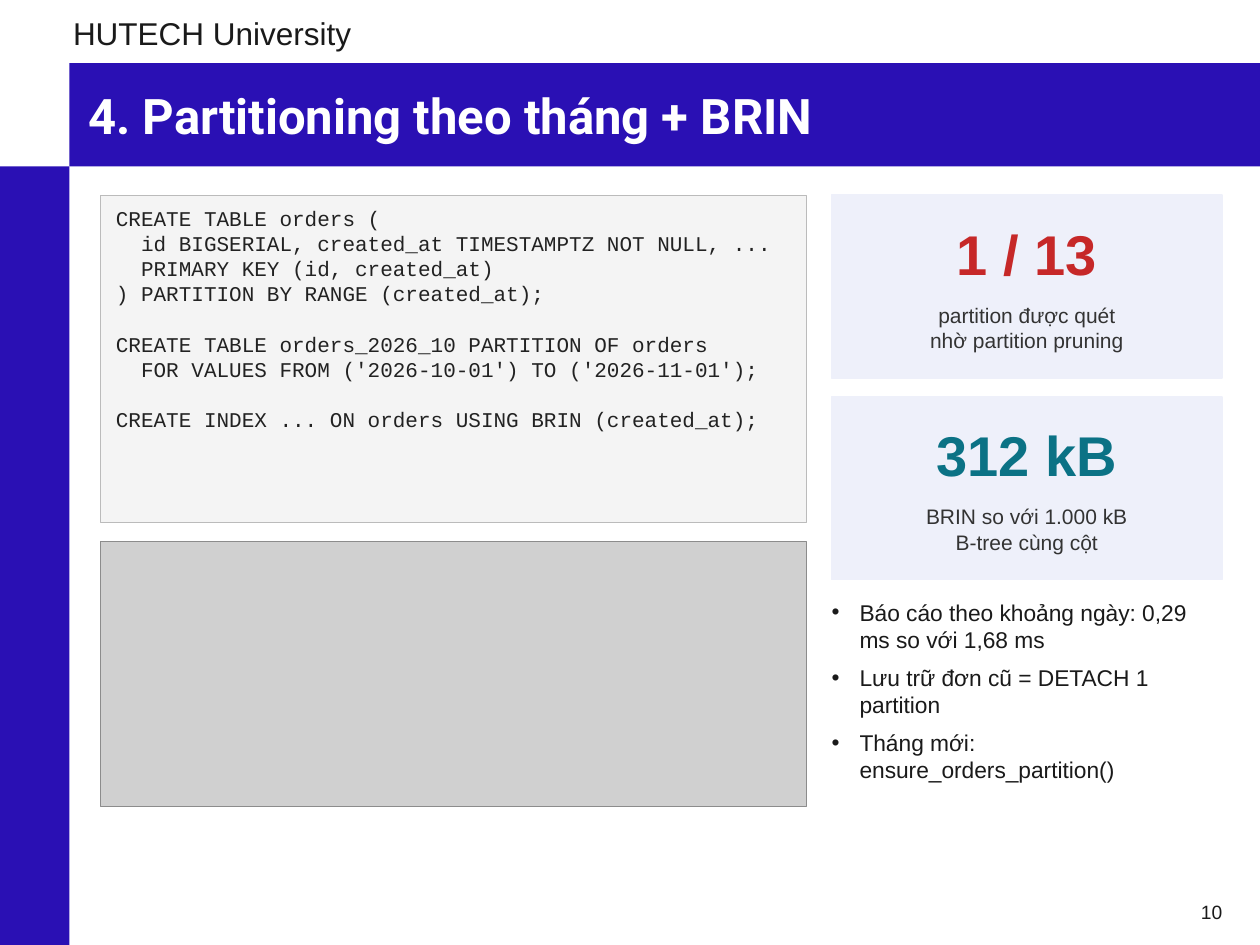
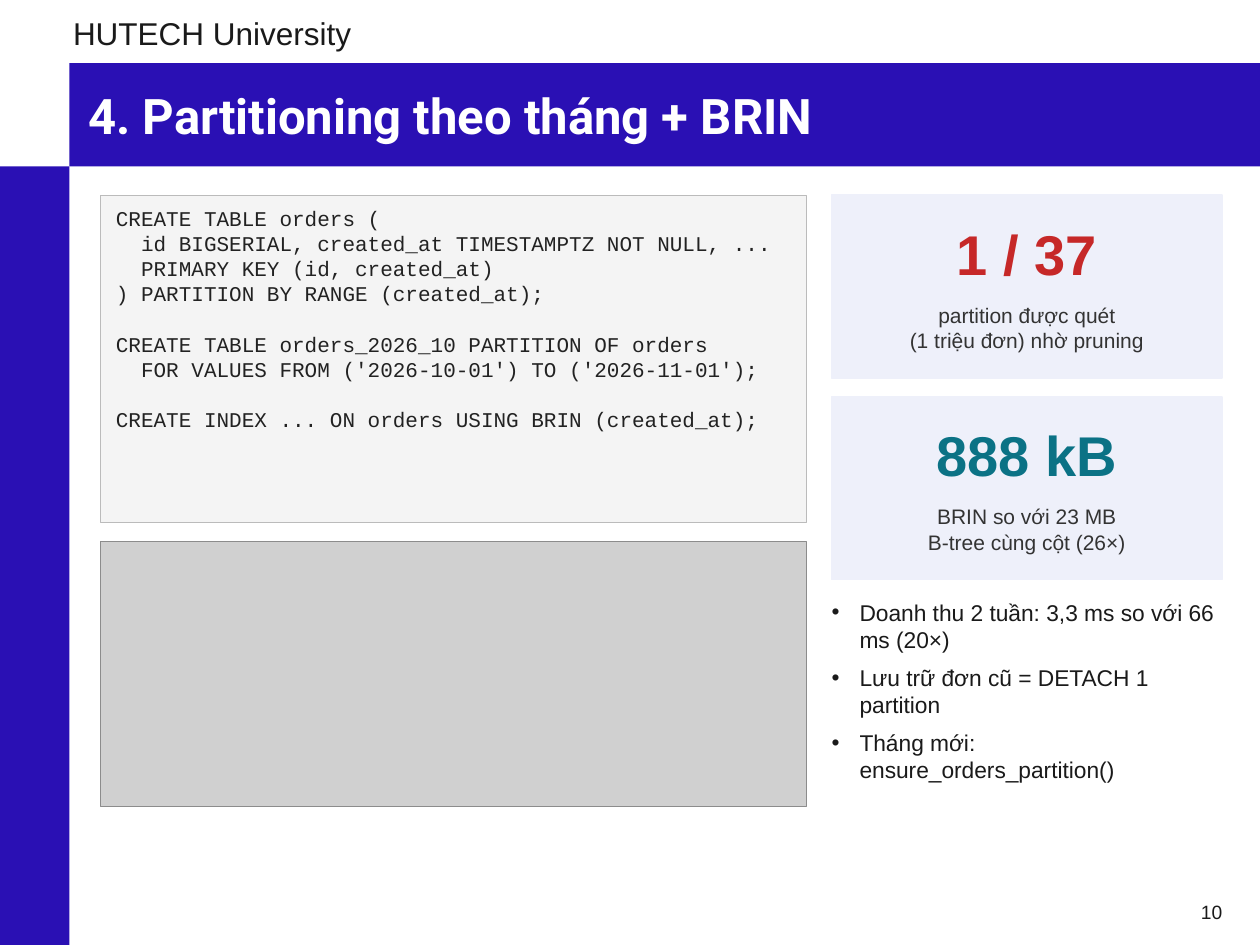
Before and after one commit to phunganhtuan123/master-csdl, a slide deck: slide 10 of docs/Slide_CSDL_Nhom6_PostgreSQL.pptx. Drawn at 1260x945 pixels with LibreOffice and Linux fonts; fonts in the diff are those of the drawing; grey boxes stand for pictures; background and template pictures are left out. Boxes give left, top, right and bottom in pixels: in the first picture for what was removed or moved away, otherwise in the second. Text is boxed around its words. In the diff, an @@ line names an element or a change of style, - is before the commit and + after.

```diff
--- a/docs/Slide_CSDL_Nhom6_PostgreSQL.pptx
+++ b/docs/Slide_CSDL_Nhom6_PostgreSQL.pptx
@@ text at (x1=957, y1=236, x2=1096, y2=276): text changed @@
-1 / 13
+1 / 37
@@ text at (x1=910, y1=332, x2=1144, y2=353): text changed @@
-nhờ partition pruning
+(1 triệu đơn) nhờ pruning
@@ text at (x1=936, y1=435, x2=1117, y2=477): text changed @@
-312 kB
+888 kB
@@ text at (x1=928, y1=508, x2=1126, y2=554): text changed @@
-BRIN so với 1.000 kB
-B-tree cùng cột
+BRIN so với 23 MB
+B-tree cùng cột (26×)
@@ text at (x1=860, y1=603, x2=1214, y2=653): text changed @@
-• Báo cáo theo khoảng ngày: 0,29 ms so với 1,68 ms
+• Doanh thu 2 tuần: 3,3 ms so với 66 ms (20×)
```
Also in this commit, not shown: 9 other slides changed, 24 other files.
